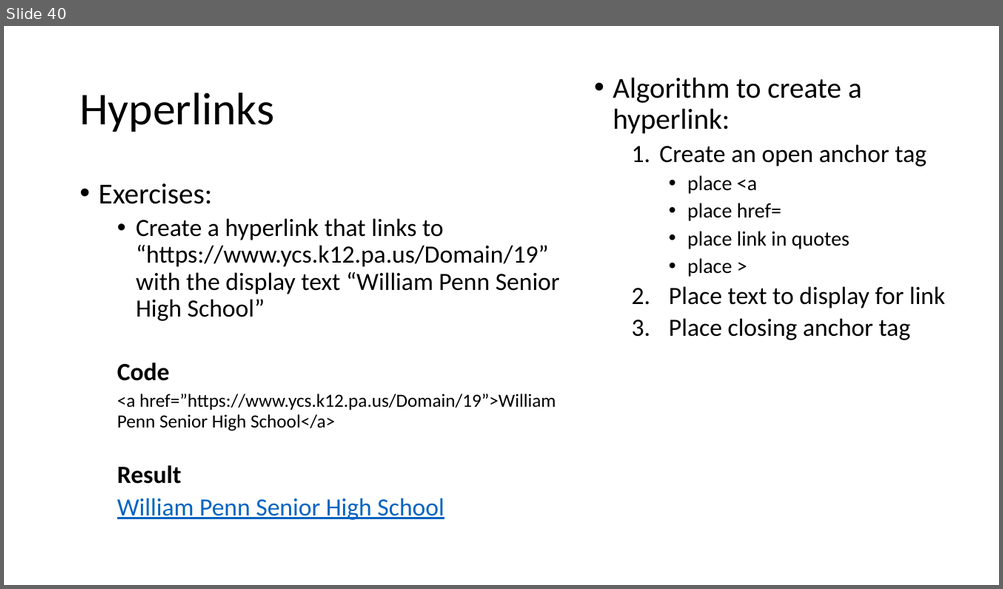
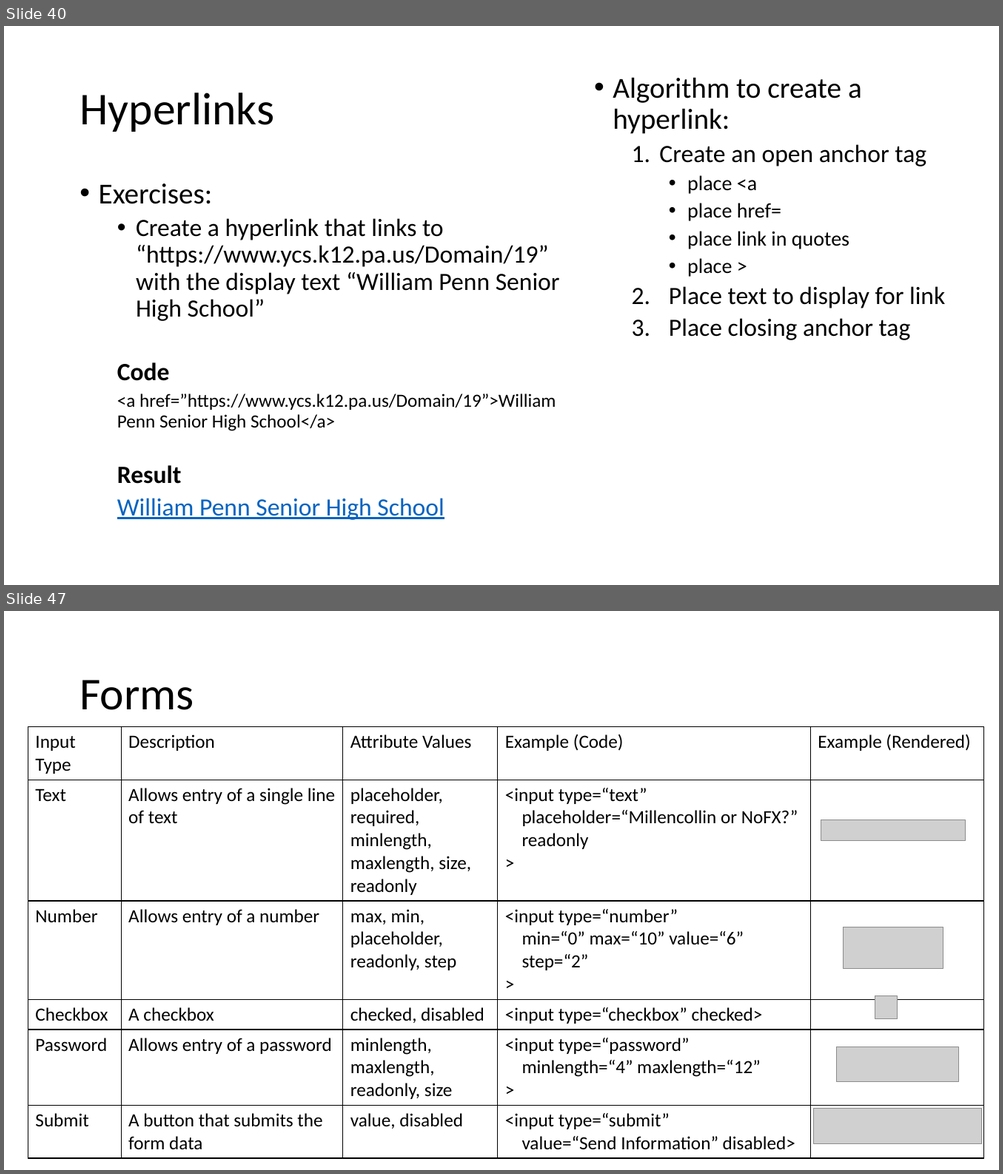
Before and after one commit to MrJoshGross/Course-Curricular-Material, a slide deck: Computer Science Discoveries/Lectures/Lecture 9 - More HTML Tags.pptx. Shown one above the other, each under a label of ours: slide 40 before the commit, slides 40 and 47 after it; the slides between them are not shown. The pictures are 1003x589 and 1003x1174 pixels, drawn with LibreOffice and Linux fonts; fonts in the diff are those of the drawing; grey boxes stand for pictures. Boxes give left, top, right and bottom in pixels: in the first picture for what was removed or moved away, otherwise in the second. Text is boxed around its words. In the diff, an @@ line names an element or a change of style, - is before the commit and + after.

Commit message:
Finish Lecture 9

```diff
--- a/Computer Science Discoveries/Lectures/Lecture 9 - More HTML Tags.pptx
+++ b/Computer Science Discoveries/Lectures/Lecture 9 - More HTML Tags.pptx
@@ slide 47 added at box(4, 611, 999, 1170), background #FFFFFF @@
@@ title added at box(79, 680, 194, 710), 44 pt, text #000000 @@
+Forms
@@ table added at box(28, 726, 983, 1153), 6 rows, 5 columns @@
+Input Type | Description | Attribute Values | Example (Code) | Example (Rendered)
+Text | Allows entry of a single line of text | placeholder, required, minlength, maxlength, size, readonly | <input type=“text” / placeholder=“Millencollin or NoFX?” / readonly / > | 
+Number | Allows entry of a number | max, min, placeholder, readonly, step | <input type=“number” / min=“0” max=“10” value=“6” / step=“2” / > | 
+Checkbox | A checkbox | checked, disabled | <input type=“checkbox” checked> | 
+Password | Allows entry of a password | minlength, maxlength, readonly, size | <input type=“password” / minlength=“4” maxlength=“12” / > | 
+Submit | A button that submits the form data | value, disabled | <input type=“submit” / value=“Send Information” disabled> | 
@@ picture added at box(821, 820, 965, 841) @@
@@ picture added at box(842, 927, 942, 969) @@
@@ picture added at box(875, 997, 897, 1020) @@
@@ picture added at box(836, 1048, 959, 1082) @@
@@ picture added at box(814, 1109, 982, 1144) @@
```
Also in this commit, not shown: 35 other slides added, 2 other files.
